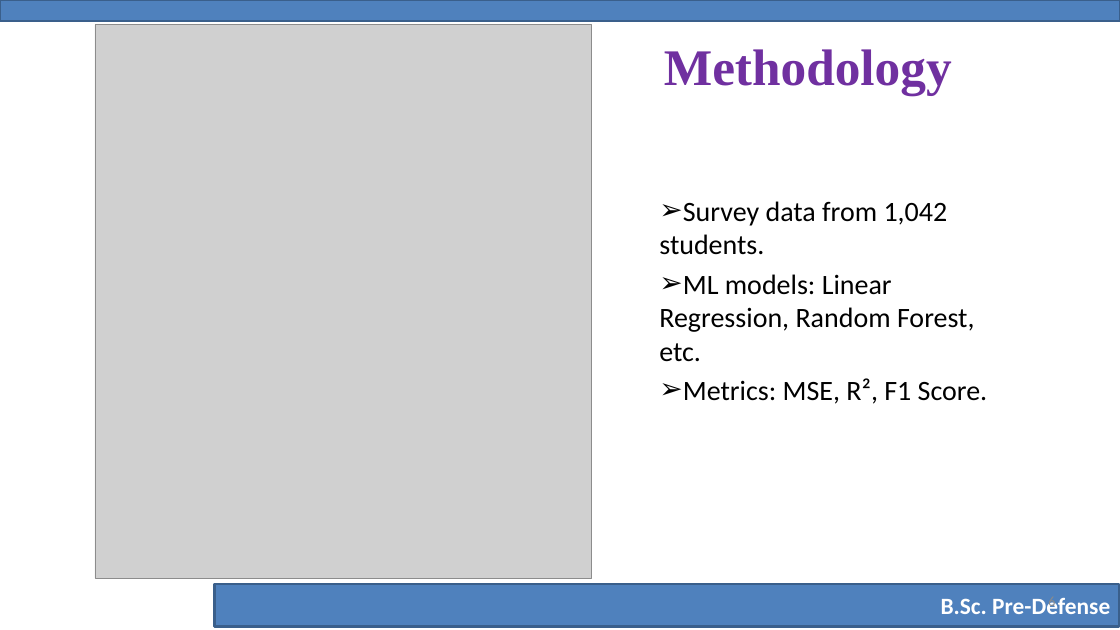
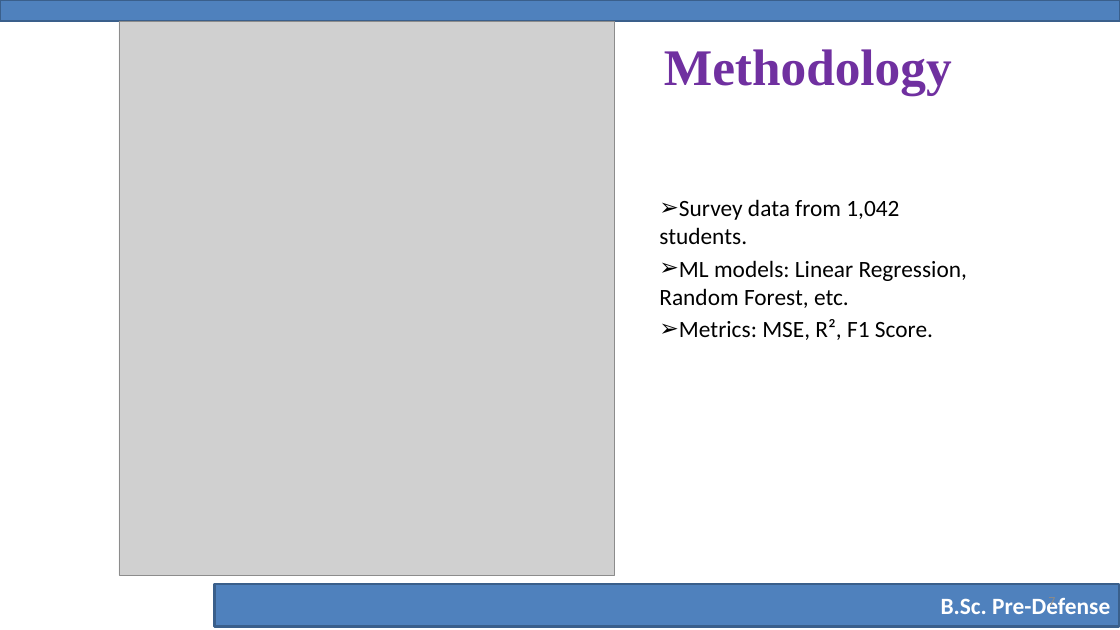
Before and after one commit to yeaminsakib/project, a slide deck: slide 7 of Stress_Prediction/Pre-Defense-Slide-Template.pptx (slide 6 before the commit). Drawn at 1120x630 pixels with LibreOffice and Linux fonts; fonts in the diff are those of the drawing; grey boxes stand for pictures; background and template pictures are left out. Boxes give left, top, right and bottom in pixels: in the first picture for what was removed or moved away, otherwise in the second. Text is boxed around its words. In the diff, an @@ line names an element or a change of style, - is before the commit and + after.

```diff
--- a/Stress_Prediction/Pre-Defense-Slide-Template.pptx
+++ b/Stress_Prediction/Pre-Defense-Slide-Template.pptx
@@ picture: place and size @@
-picture at bbox=[95, 24, 591, 578]
+picture at bbox=[119, 22, 615, 576]
@@ text "Survey data from 1,042 students." at bbox=[659, 199, 967, 340]: size 24 to 20 pt @@
@@ page number at bbox=[1048, 597, 1055, 610]: text changed @@
-6
+7
```
Also in this commit, not shown: 5 other slides changed, 2 slides added, 15 other files.
